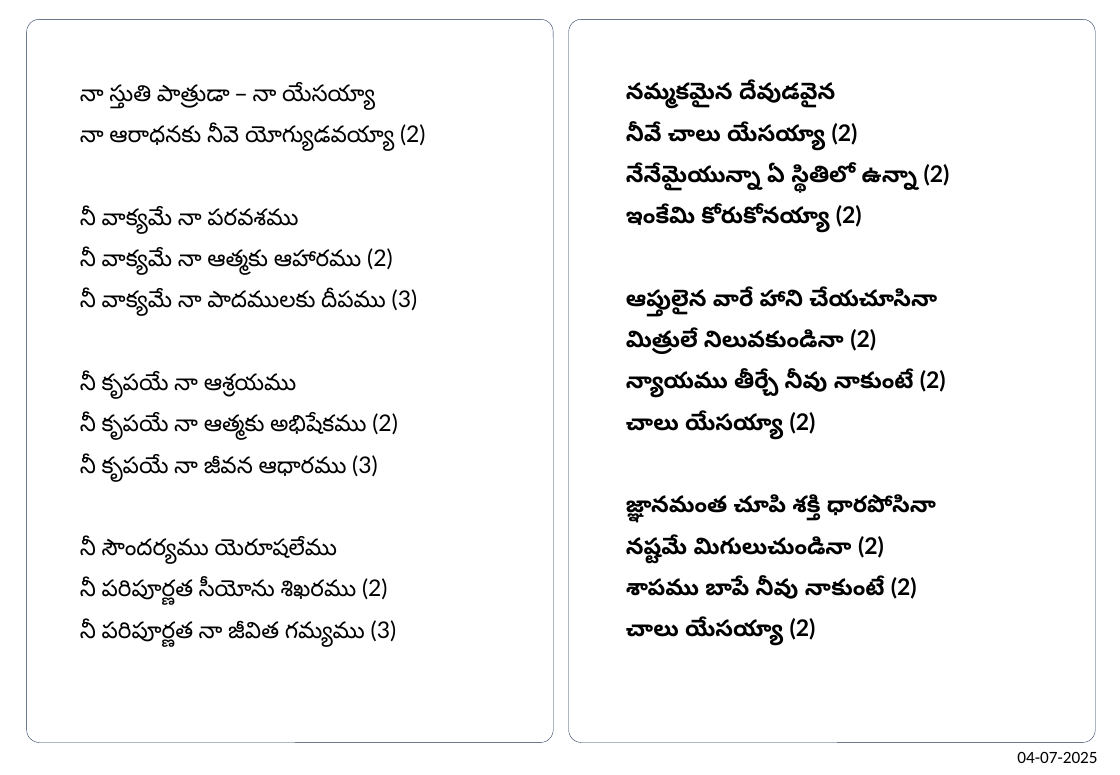
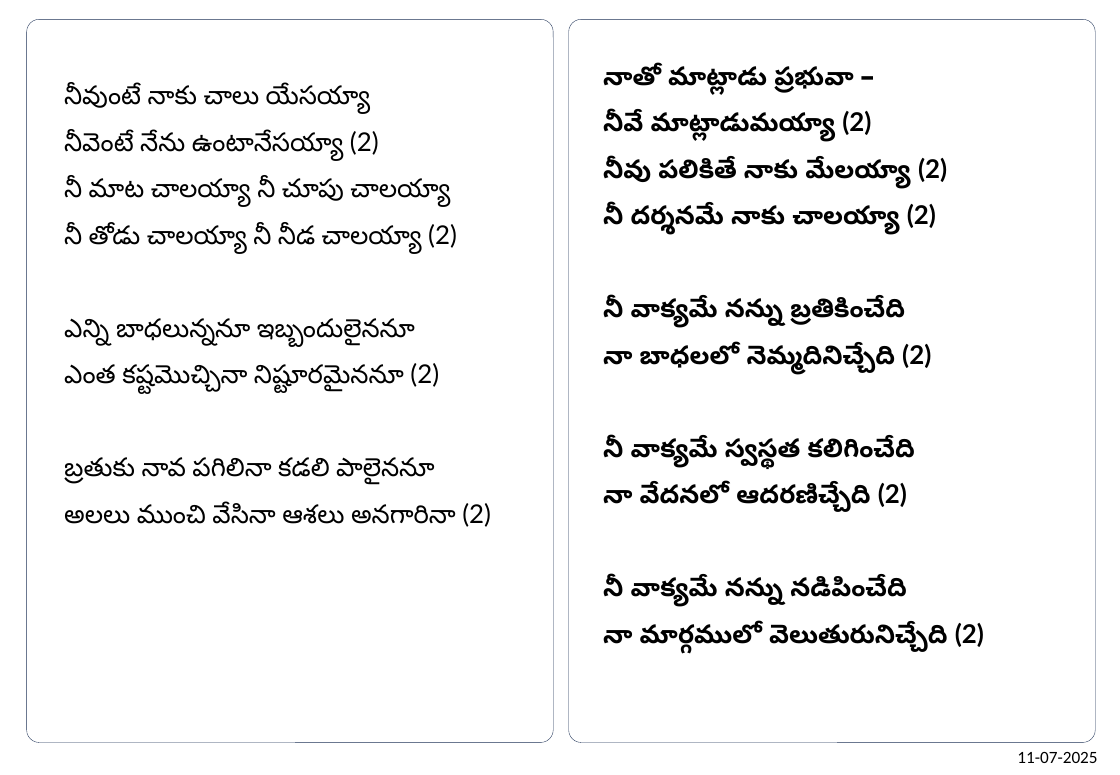
Before and after one commit to venu-webdev/songsDb, a slide deck: slide 2 of songsTemplate.pptx. Drawn at 1120x775 pixels with LibreOffice and Linux fonts; fonts in the diff are those of the drawing. Boxes give left, top, right and bottom in pixels: in the first picture for what was removed or moved away, otherwise in the second. Text is boxed around its words. In the diff, an @@ line names an element or a change of style, - is before the commit and + after.

```diff
--- a/songsTemplate.pptx
+++ b/songsTemplate.pptx
@@ text at <box>64,85,491,527</box>: text changed; size 16 to 18 pt @@
-నా స్తుతి పాత్రుడా – నా యేసయ్యా
-నా ఆరాధనకు నీవె యోగ్యుడవయ్యా (2)
-నీ వాక్యమే నా పరవశము
-నీ వాక్యమే నా ఆత్మకు ఆహారము (2)
-నీ వాక్యమే నా పాదములకు దీపము (3)
-నీ కృపయే నా ఆశ్రయము
-నీ కృపయే నా ఆత్మకు అభిషేకము (2)
-నీ కృపయే నా జీవన ఆధారము (3)
-నీ సౌందర్యము యెరూషలేము
-నీ పరిపూర్ణత సీయోను శిఖరము (2)
-నీ పరిపూర్ణత నా జీవిత గమ్యము (3)
+నీవుంటే నాకు చాలు యేసయ్యా
+నీవెంటే నేను ఉంటానేసయ్యా (2)
+నీ మాట చాలయ్యా నీ చూపు చాలయ్యా
+నీ తోడు చాలయ్యా నీ నీడ చాలయ్యా (2)
+ఎన్ని బాధలున్ననూ ఇబ్బందులైననూ
+ఎంత కష్టమొచ్చినా నిష్టూరమైననూ (2)
+బ్రతుకు నావ పగిలినా కడలి పాలైననూ
+అలలు ముంచి వేసినా ఆశలు అనగారినా (2)
@@ text at <box>603,66,984,654</box>: text changed; size 16 to 18 pt @@
-నమ్మకమైన దేవుడవైన
-నీవే చాలు యేసయ్యా (2)
-నేనేమైయున్నా ఏ స్థితిలో ఉన్నా (2)
-ఇంకేమి కోరుకోనయ్యా (2)
-ఆప్తులైన వారే హాని చేయచూసినా
-మిత్రులే నిలువకుండినా (2)
-న్యాయము తీర్చే నీవు నాకుంటే (2)
-చాలు యేసయ్యా (2)
-జ్ఞానమంత చూపి శక్తి ధారపోసినా
-నష్టమే మిగులుచుండినా (2)
-శాపము బాపే నీవు నాకుంటే (2)
-చాలు యేసయ్యా (2)
+నాతో మాట్లాడు ప్రభువా –
+నీవే మాట్లాడుమయ్యా (2)
+నీవు పలికితే నాకు మేలయ్యా (2)
+నీ దర్శనమే నాకు చాలయ్యా (2)
+నీ వాక్యమే నన్ను బ్రతికించేది
+నా బాధలలో నెమ్మదినిచ్చేది (2)
+నీ వాక్యమే స్వస్థత కలిగించేది
+నా వేదనలో ఆదరణిచ్చేది (2)
+నీ వాక్యమే నన్ను నడిపించేది
+నా మార్గములో వెలుతురునిచ్చేది (2)
@@ text at <box>1017,752,1097,763</box>: text changed @@
-04-07-2025
+11-07-2025
```
Also in this commit, not shown: 1 other slide changed, 1 other file.
